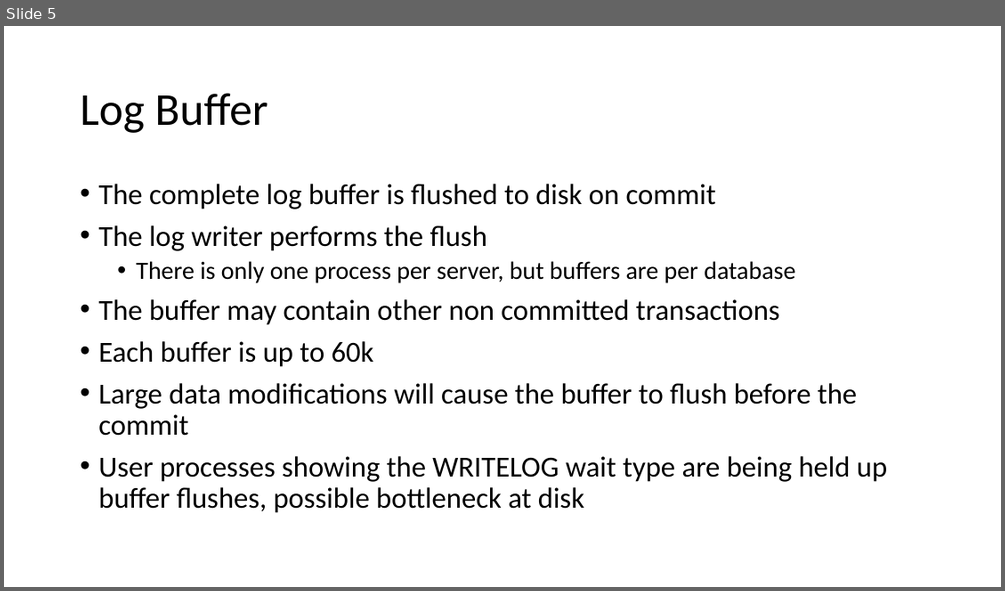
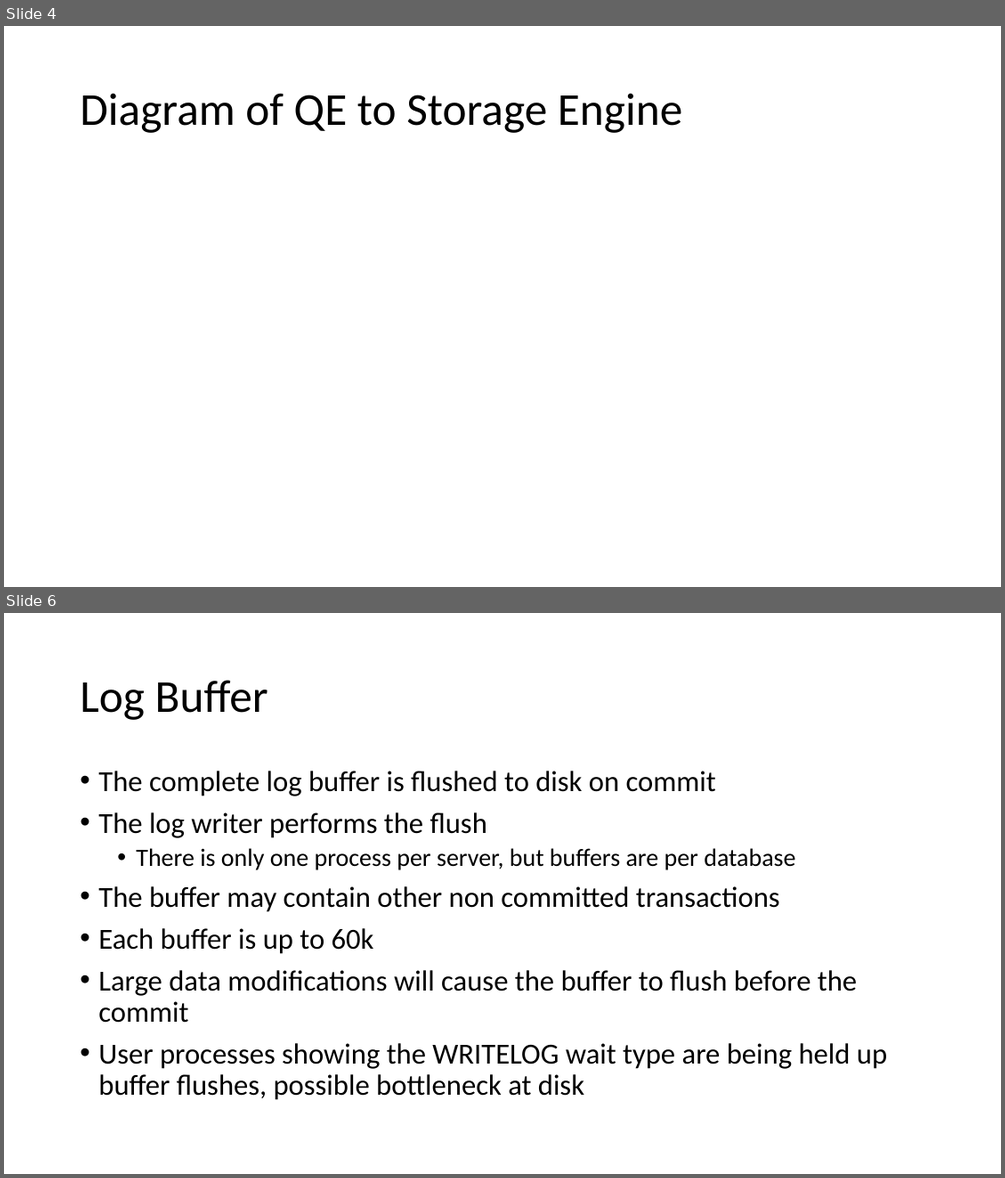
Before and after one commit to sabinio/SQLTraining, a slide deck: Slides/1. Logging.pptx. Shown one above the other, each under a label of ours: slide 5 before the commit, slides 4 and 6 after it; the slides between them are not shown. The pictures are 1005x591 and 1005x1178 pixels, drawn with LibreOffice and Linux fonts; fonts in the diff are those of the drawing. Boxes give left, top, right and bottom in pixels: in the first picture for what was removed or moved away, otherwise in the second. Text is boxed around its words. In the diff, an @@ line names an element or a change of style, - is before the commit and + after.

```diff
--- a/Slides/1. Logging.pptx
+++ b/Slides/1. Logging.pptx
@@ slide 4 added at [4,26,1001,587], background #FFFFFF @@
@@ title added at [80,93,682,133], 44 pt, text #000000 @@
+Diagram of QE to Storage Engine
@@ what was slide 5 is now slide 6 @@
```
Also in this commit, not shown: 1 slide changed, 3 other slides added, 3 slides removed.
